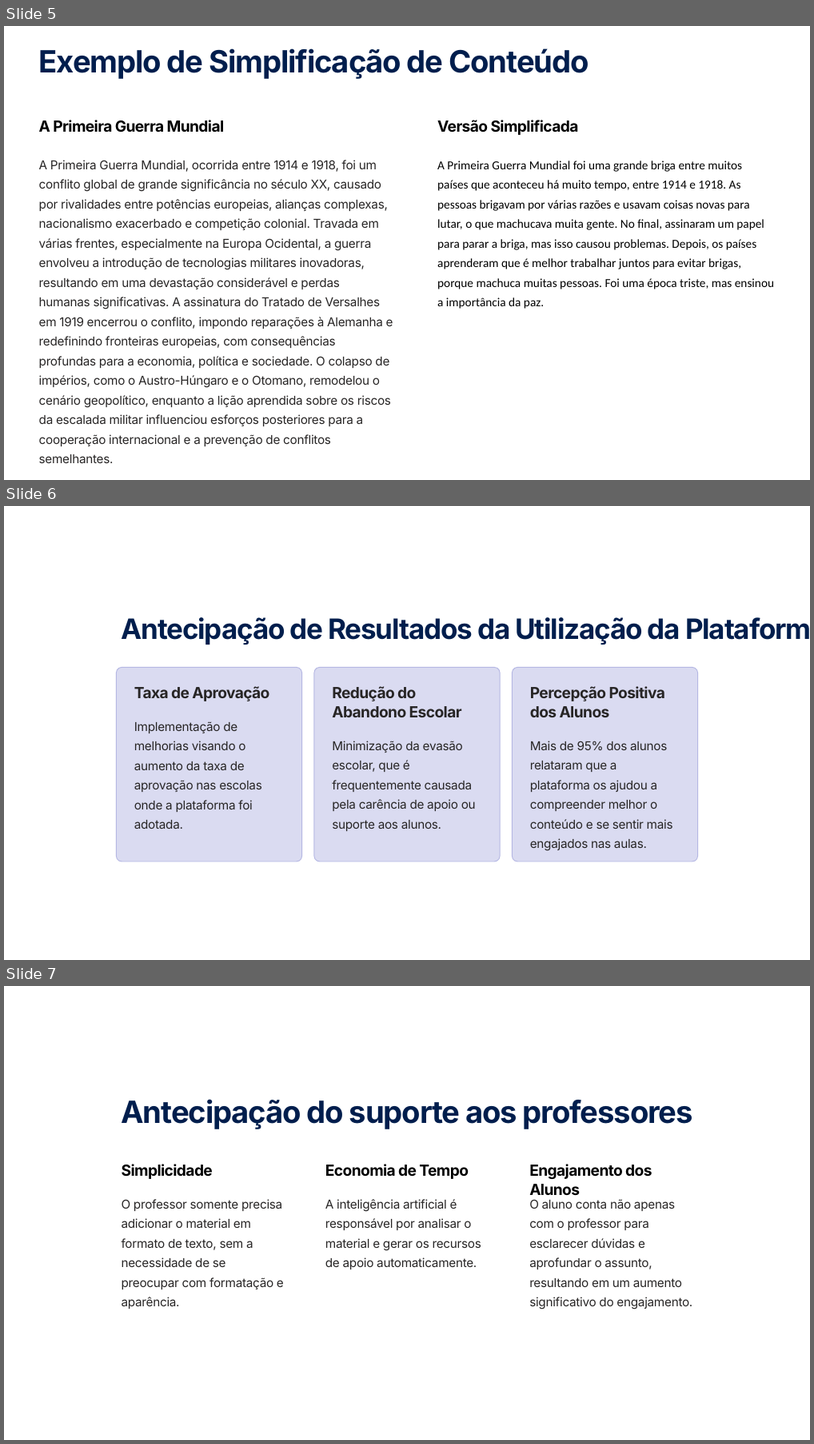
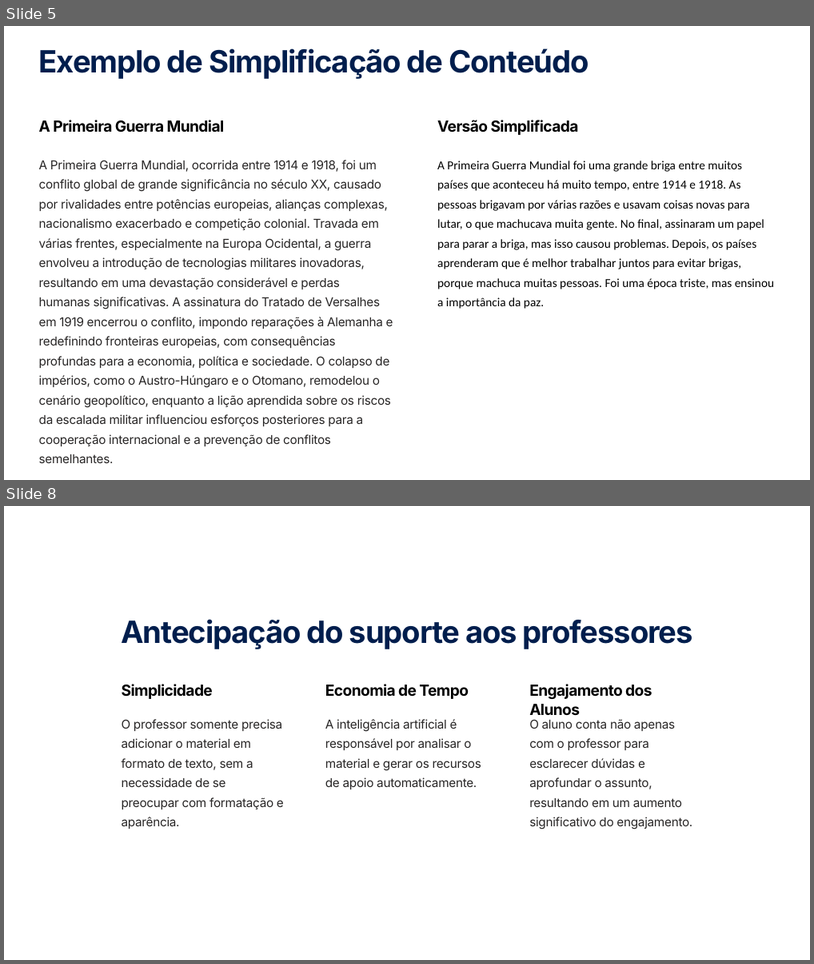
Before and after one commit to dev-cruz/edu-genius, a slide deck: docs/EduGenius_presenting.pptx. Shown one above the other, each under a label of ours: slides 5, 6 and 7 before the commit, slides 5 and 8 after it; the slides between them are not shown. The pictures are 814x1444 and 814x964 pixels, drawn with LibreOffice and Linux fonts; fonts in the diff are those of the drawing. Boxes give left, top, right and bottom in pixels: in the first picture for what was removed or moved away, otherwise in the second. Text is boxed around its words. In the diff, an @@ line names an element or a change of style, - is before the commit and + after.

Commit message:
Update presentation

```diff
--- a/docs/EduGenius_presenting.pptx
+++ b/docs/EduGenius_presenting.pptx
@@ slide 6 removed at [4, 506, 810, 960], background #FFFFFF @@
@@ text removed at [122, 617, 681, 644] @@
-Antecipação de Resultados da Utilização da Plataforma
@@ text removed at [134, 618, 324, 828] @@
-Implementação de melhorias visando o aumento da taxa de aprovação nas escolas onde a plataforma foi adotada.
@@ rounded rectangle removed at [116, 668, 302, 861] @@
@@ rounded rectangle removed at [314, 668, 501, 861] @@
@@ rounded rectangle removed at [513, 668, 698, 861] @@
@@ text removed at [134, 686, 270, 701] @@
-Taxa de Aprovação
@@ text removed at [332, 686, 462, 717] @@
-Redução do Abandono Escolar
@@ text removed at [530, 686, 666, 717] @@
-Percepção Positiva dos Alunos
@@ text removed at [332, 740, 476, 831] @@
-Minimização da evasão escolar, que é frequentemente causada pela carência de apoio ou suporte aos alunos.
@@ text removed at [530, 740, 674, 851] @@
-Mais de 95% dos alunos relataram que a plataforma os ajudou a compreender melhor o conteúdo e se sentir mais engajados nas aulas.
@@ what was slide 7 is now slide 8 @@
```
Also in this commit, not shown: 2 slides added.
